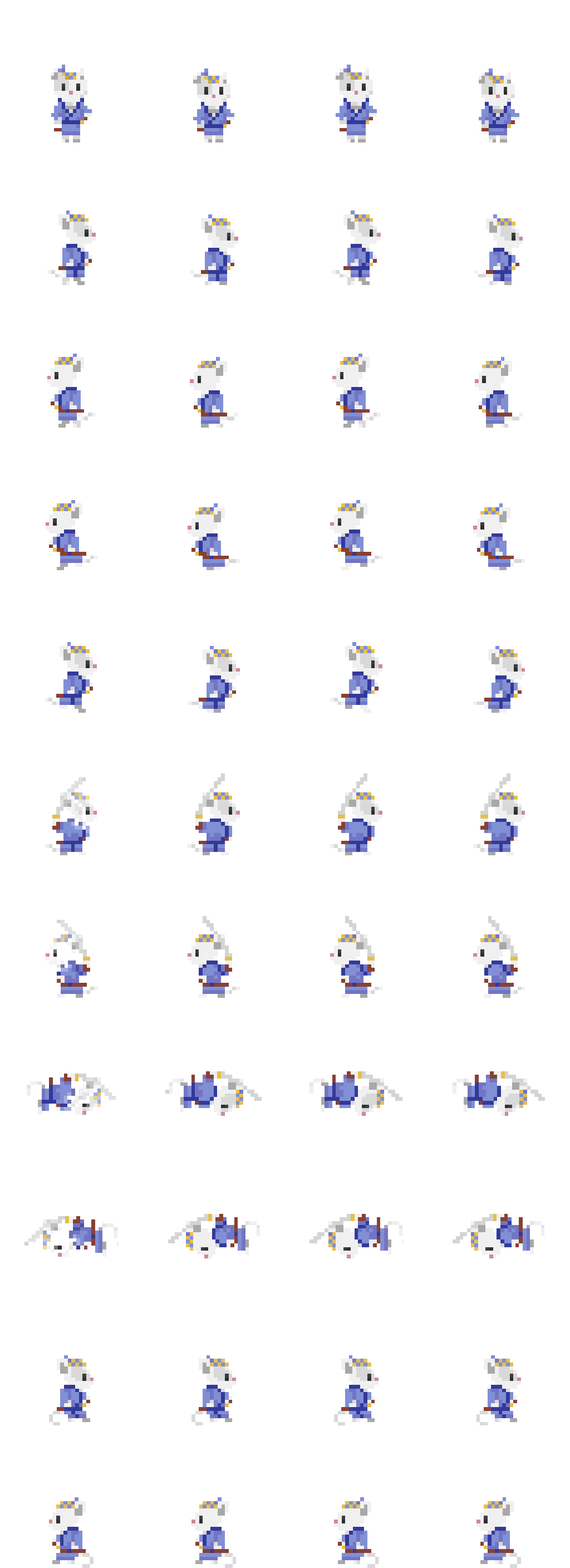
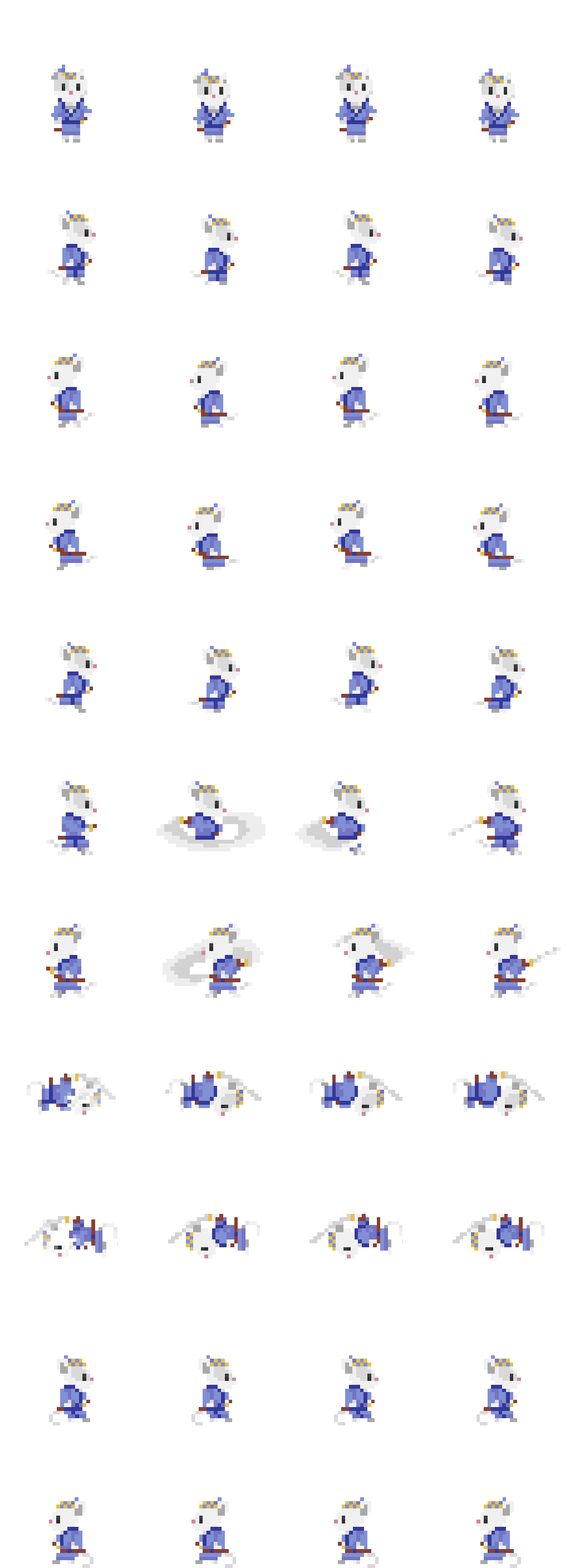
Before/after of a 570 x 1568 layered artwork. What changed in the layer stack:
added layer "Layer 45" above "Layer 21" over [left=46, top=781, right=97, bottom=856]
hid "Layer 21" over [left=45, top=777, right=97, bottom=856]
added layer "Layer 53" above "Layer 22" over [left=156, top=781, right=266, bottom=856]
hid "Layer 22" over [left=187, top=773, right=240, bottom=856]
hid "Layer 23" over [left=330, top=773, right=383, bottom=856]
added layer "Layer 54" above "Layer 48" over [left=295, top=781, right=370, bottom=856]
added layer "Layer 48" above "Layer 24" over [left=448, top=781, right=527, bottom=856]
hid "Layer 24" over [left=473, top=773, right=526, bottom=856]
added layer "Layer 49" above "Layer 25" over [left=46, top=923, right=97, bottom=998]
hid "Layer 25" over [left=45, top=919, right=98, bottom=998]
added layer "Layer 51" above "Layer 27" over [left=332, top=923, right=415, bottom=998]
hid "Layer 27" over [left=330, top=915, right=383, bottom=998]
added layer "Layer 52" above "Layer 28" over [left=486, top=923, right=561, bottom=998]
hid "Layer 28" over [left=473, top=915, right=526, bottom=998]
added layer "Layer 50" above "Layer 0" over [left=162, top=923, right=264, bottom=998]
hid "Layer 0" over [left=187, top=915, right=240, bottom=998]
